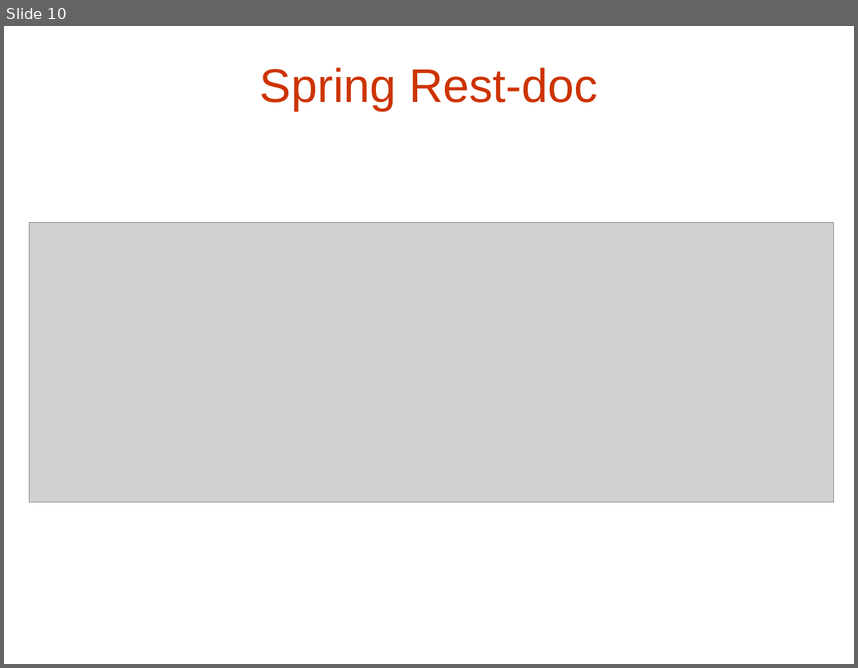
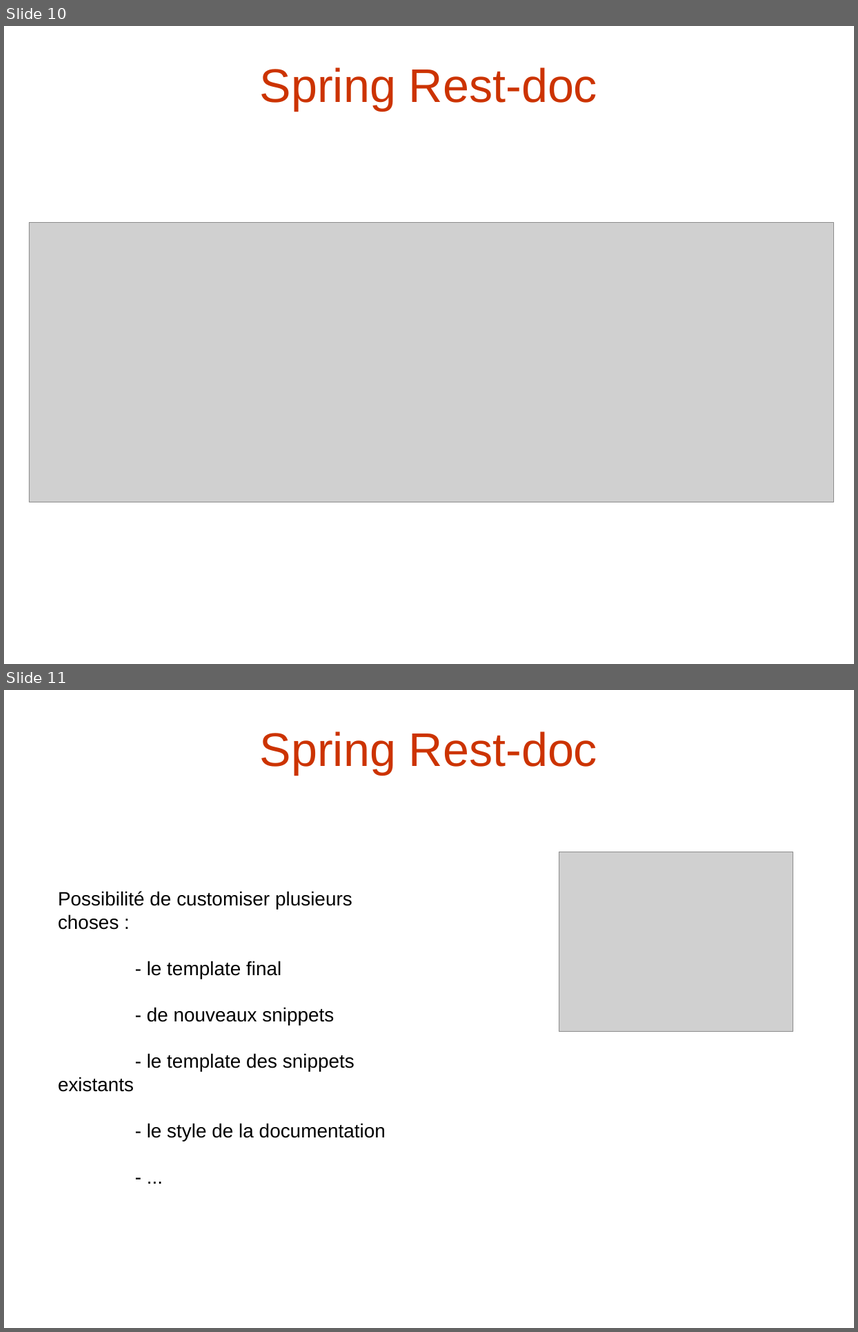
Before and after one commit to RDecreuse/btl-marketplace, a slide deck: src/main/resources/prez.pptx. Shown one above the other, each under a label of ours: slide 10 before the commit, slides 10 and 11 after it. The pictures are 858x668 and 858x1332 pixels, drawn with LibreOffice and Linux fonts; fonts in the diff are those of the drawing; grey boxes stand for pictures. Boxes give left, top, right and bottom in pixels: in the first picture for what was removed or moved away, otherwise in the second. Text is boxed around its words. In the diff, an @@ line names an element or a change of style, - is before the commit and + after.

Commit message:
Add resdoc and static documentation

```diff
--- a/src/main/resources/prez.pptx
+++ b/src/main/resources/prez.pptx
@@ slide 11 added at (4,690,854,1328), background #FFFFFF @@
@@ text added at (260,731,597,775), 44 pt, text #CC3300 @@
+Spring Rest-doc
@@ picture added at (559,852,793,1032) @@
@@ text added at (58,891,386,1141), 18 pt, text #000000 @@
+Possibilité de customiser plusieurs choses :
+- le template final
+- de nouveaux snippets
+- le template des snippets existants
+- le style de la documentation
+- ...
```
Also in this commit, not shown: 3 slides changed, 1 other slide added, 8 other files.
